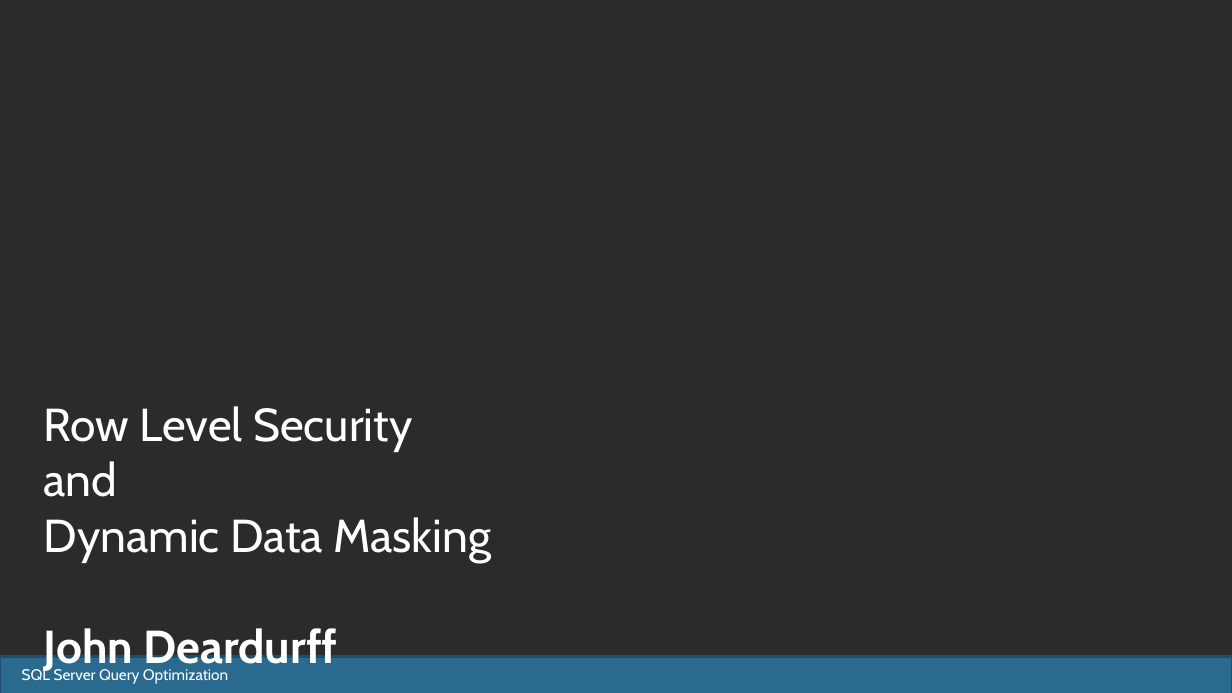
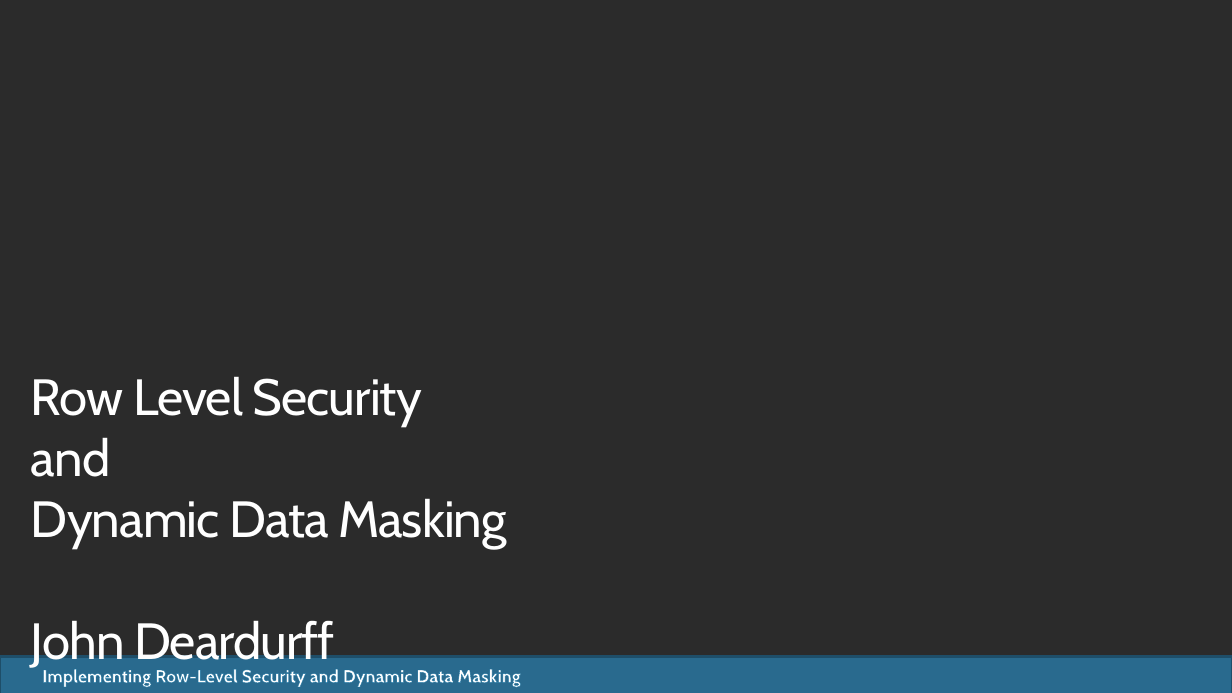
Before and after one commit to XiongYTest/SQL_Security, a slide deck: slide 1 of Security_Essentials/JD_RLS_DDM.pptx. Drawn at 1232x693 pixels with LibreOffice and Linux fonts; fonts in the diff are those of the drawing; background and template pictures are left out; a plain dark background stands for a picture behind light text. Boxes give left, top, right and bottom in pixels: in the first picture for what was removed or moved away, otherwise in the second. Text is boxed around its words. In the diff, an @@ line names an element or a change of style, - is before the commit and + after.

```diff
--- a/Security_Essentials/JD_RLS_DDM.pptx
+++ b/Security_Essentials/JD_RLS_DDM.pptx
@@ title "Row Level Security and Dynamic ...": place and size @@
-title "Row Level Security and Dynamic ..." at [44,406,491,674]
+title "Row Level Security and Dynamic ..." at [31,376,507,671]
@@ title "Row Level Security and Dynamic ..." at [31,376,507,671]: size 36 to 39.7 pt, letter spacing 0 to -0.7 pt; bold off in "John Deardurff"; more space between paragraphs @@
@@ text removed at [22,667,228,684] @@
-SQL Server Query Optimization
@@ text added at [42,669,520,687], 14 pt, text #FFFFFF, bold @@
+Implementing Row-Level Security and Dynamic Data Masking
```
Also in this commit, not shown: 4 other slides changed, 1 slide added, 1 slide removed, 2 other files.
